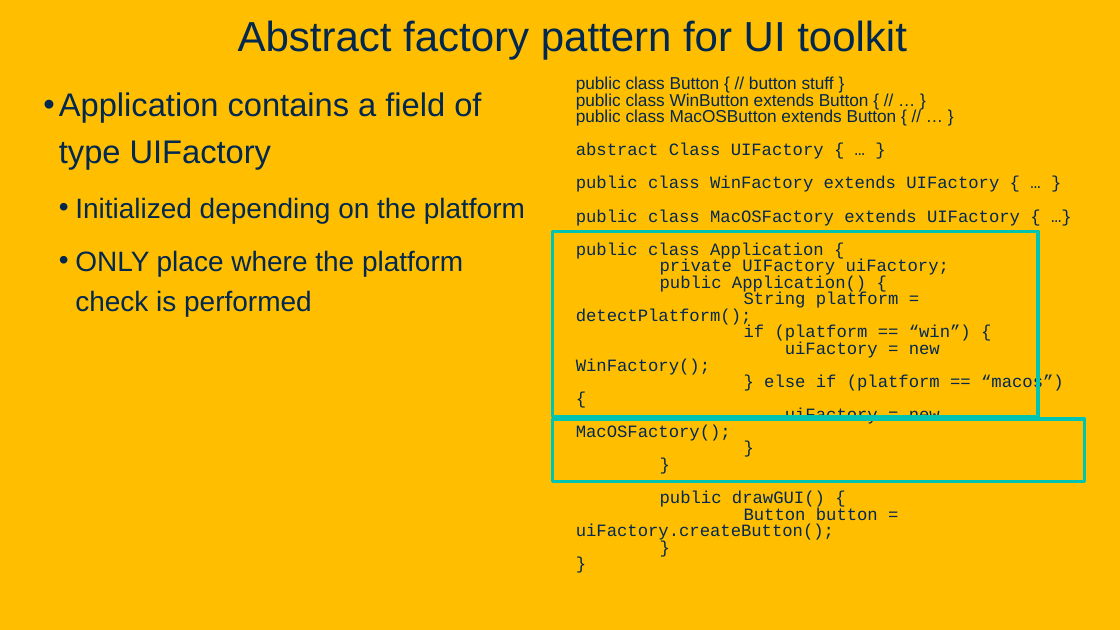
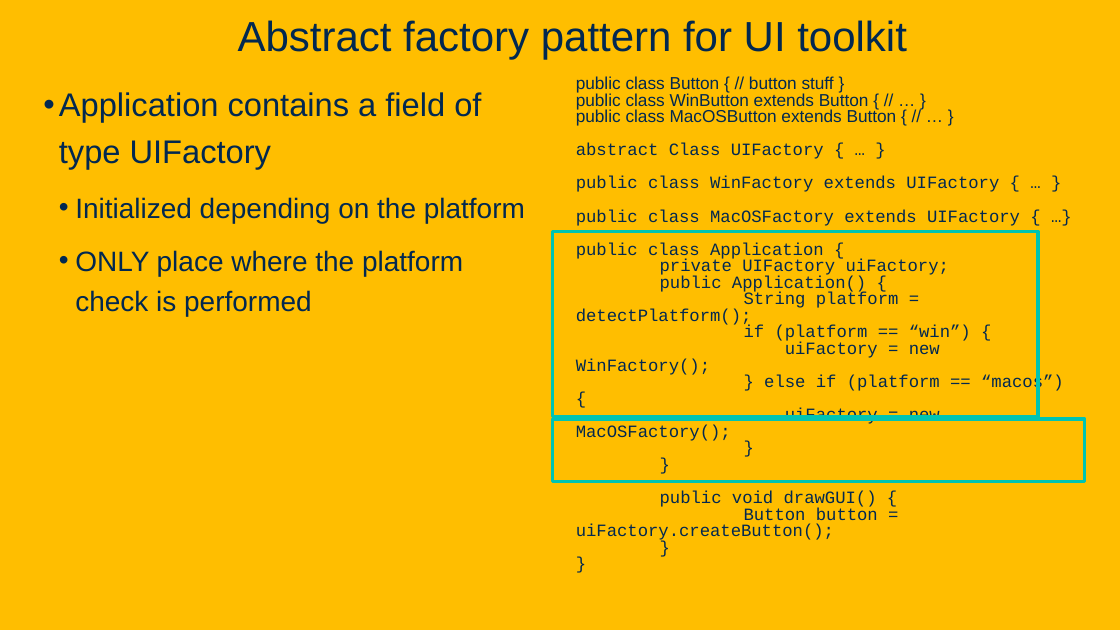
Before and after one commit to davsec-teaching/ECS_160, a slide deck: slide 32 of slides/DesignPatterns.pptx (slide 31 before the commit). Drawn at 1120x630 pixels with LibreOffice and Linux fonts; fonts in the diff are those of the drawing; background and template pictures are left out. Boxes give left, top, right and bottom in pixels: in the first picture for what was removed or moved away, otherwise in the second. Text is boxed around its words. In the diff, an @@ line names an element or a change of style, - is before the commit and + after.

Commit message:
update design patterns bug fixes

```diff
--- a/slides/DesignPatterns.pptx
+++ b/slides/DesignPatterns.pptx
@@ text at (660, 491, 877, 509): text changed @@
-public drawGUI() {
+public void drawGUI() {
```
Also in this commit, not shown: 18 other slides changed, 1 slide added, 1 other file.
